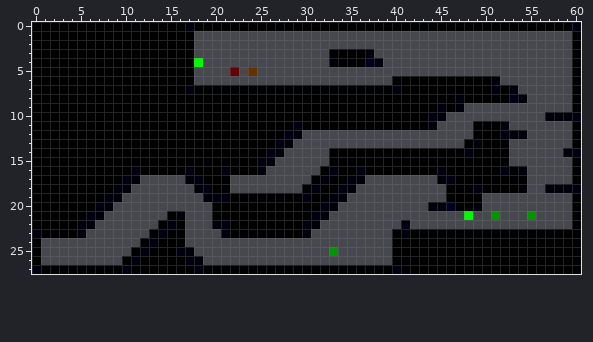
File history of a pixel-art sprite, The Seekers Way 0.2/Maps/level1.png. Above: the version before the commit.
The file is 61x28 pixels. Colours within 5 levels of each other are drawn and written as one.
And afterwards:
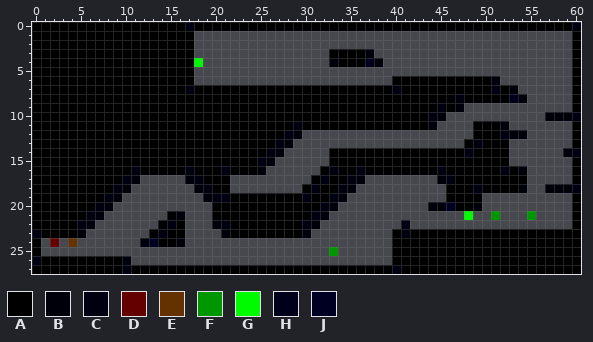
Palette (. is transparent): A #000000  B #00000a  C #000011  D #640000  E #643200  F #009600  G #00fa00  H #00001b  J #000022
Diff:
@@ x 20..26 @@
  4 .......
- 5 ..D.E..
+ 5 .......
  6 .......
@@ x 0..20 @@
 23 CAAAAB.......ACAA....
-24 A...........ACAAA....
-25 A..........ACAAACB...
-26 A.........ACAAAAACB..
-27 CAAAAAAAAACAAAAAAACAA
+24 A.D.E.......BJAAB....
+25 A....................
+26 CAAAAAAAAAB..........
+27 AAAAAAAAAACAAAAAAAAAA
